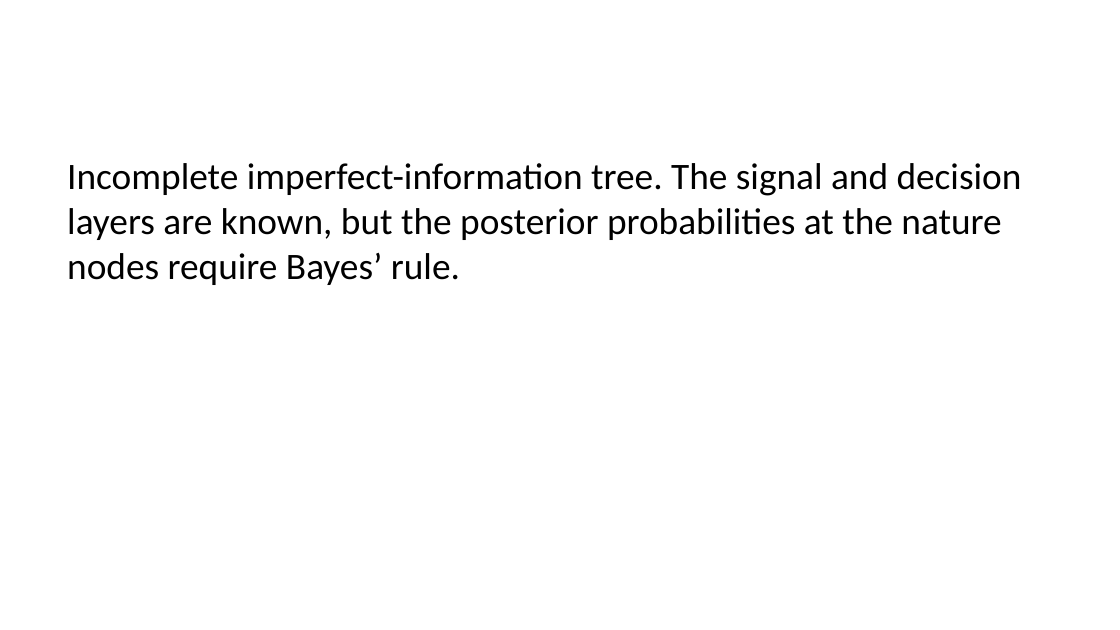
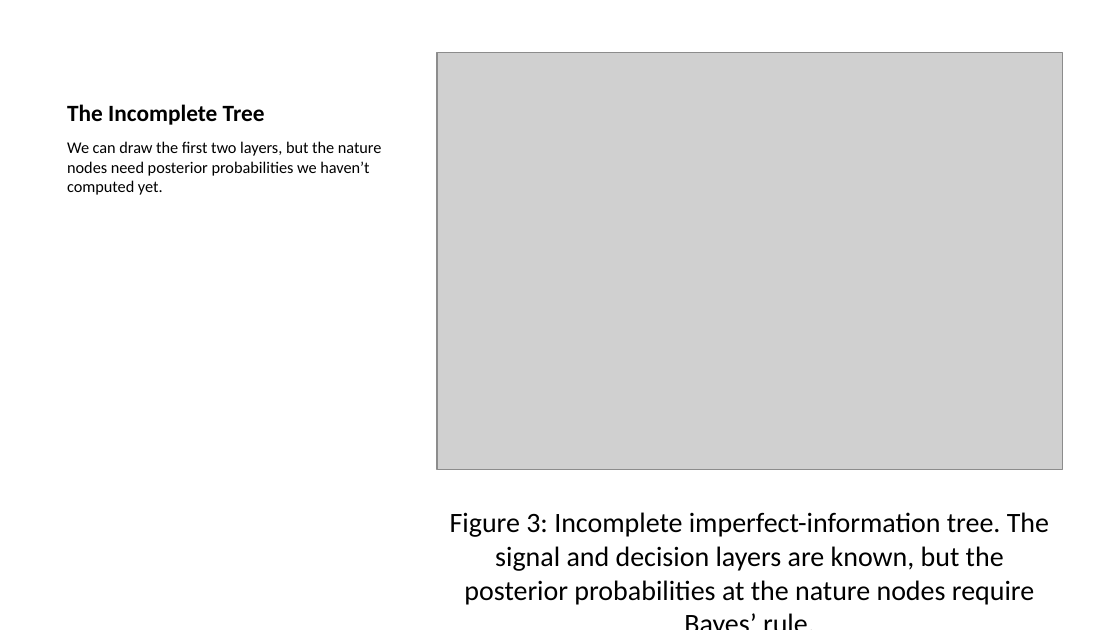
Before and after one commit to CEVE-421-521/ceve-421-521.github.io, a slide deck: slide 12 of lectures/week-07/evii.pptx (slide 15 before the commit). Drawn at 1120x630 pixels with LibreOffice and Linux fonts; fonts in the diff are those of the drawing; grey boxes stand for pictures. Boxes give left, top, right and bottom in pixels: in the first picture for what was removed or moved away, otherwise in the second. Text is boxed around its words. In the diff, an @@ line names an element or a change of style, - is before the commit and + after.

```diff
--- a/lectures/week-07/evii.pptx
+++ b/lectures/week-07/evii.pptx
@@ picture added at [437,53,1062,469] @@
@@ title added at [67,104,265,125], 15 pt, text #000000, bold @@
+The Incomplete Tree
@@ text added at [67,141,382,195], 10.5 pt, text #000000 @@
+We can draw the first two layers, but the nature nodes need posterior probabilities we haven’t computed yet.
@@ text at [450,512,1049,605]: text changed; size 24 to 18 pt @@
-Incomplete imperfect-information tree. The signal and decision layers are known, but the posterior probabilities at the nature nodes require Bayes’ rule.
+Figure 3: Incomplete imperfect-information tree. The signal and decision layers are known, but the posterior probabilities at the nature nodes require Bayes’ rule.
```
Also in this commit, not shown: 3 other slides changed, 4 slides removed, 57 other files.
